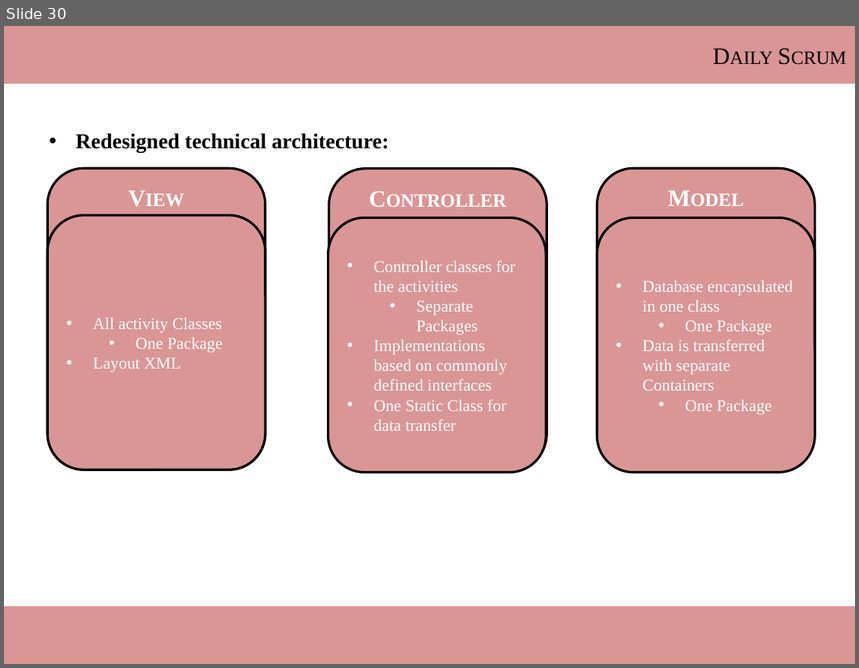
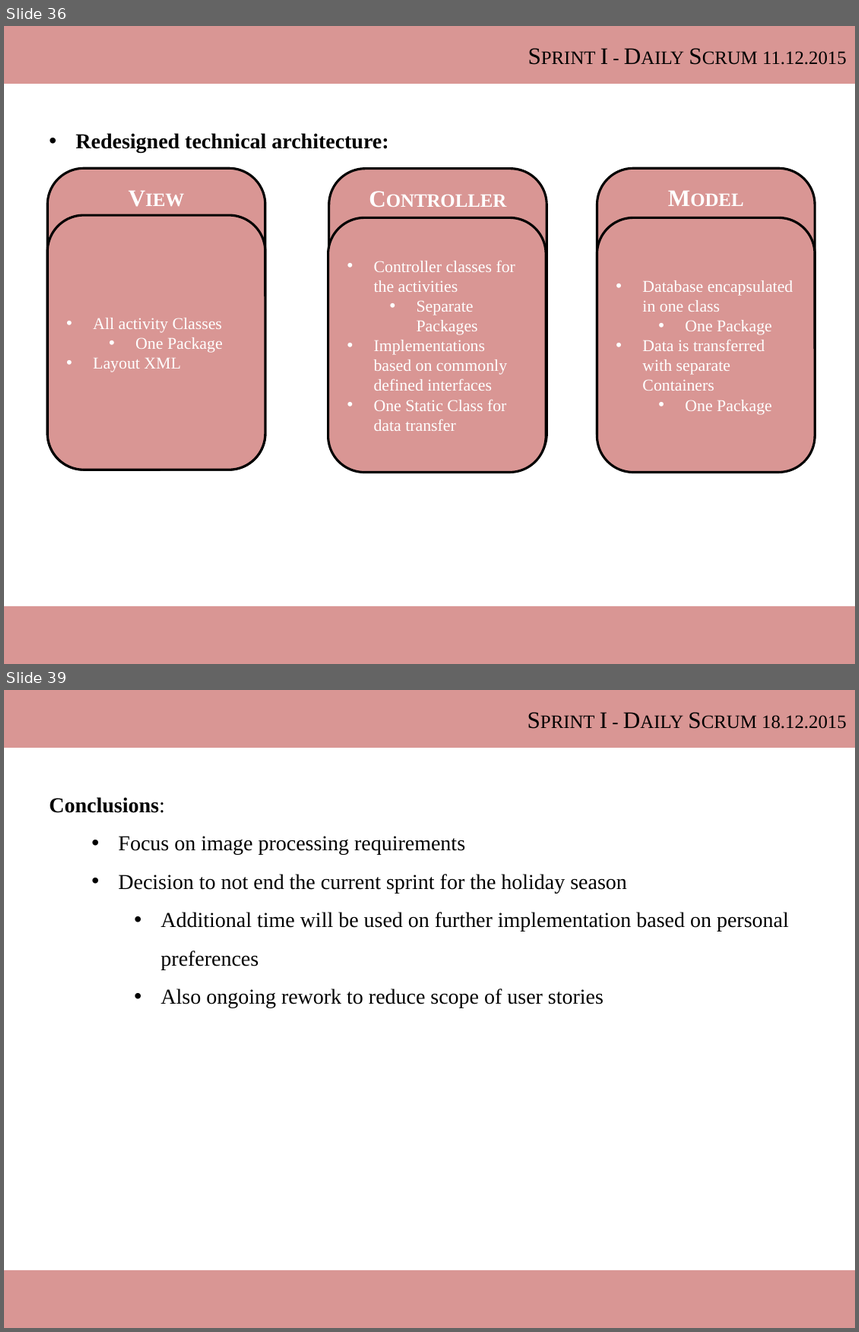
Before and after one commit to ThomasRoehl/ShopAdmin, a slide deck: Dokumentation/ShopAdmin_slidecollection.pptx. Shown one above the other, each under a label of ours: slide 30 before the commit, slides 36 and 39 after it; the slides between them are not shown. The pictures are 859x668 and 859x1332 pixels, drawn with LibreOffice and Linux fonts; fonts in the diff are those of the drawing. Boxes give left, top, right and bottom in pixels: in the first picture for what was removed or moved away, otherwise in the second. Text is boxed around its words. In the diff, an @@ line names an element or a change of style, - is before the commit and + after.

```diff
--- a/Dokumentation/ShopAdmin_slidecollection.pptx
+++ b/Dokumentation/ShopAdmin_slidecollection.pptx
@@ slide 39 added at [4,690,855,1328], background #FFFFFF @@
@@ rectangle added at [4,690,855,748], fill #D99694, 20 pt, text #000000, small capitals @@
+Sprint I - Daily Scrum 18.12.2015
@@ text added at [49,797,789,1008], 18 pt, text #000000 @@
+Conclusions:
+  • Focus on image processing requirements
+  • Decision to not end the current sprint for the holiday season
+    • Additional time will be used on further implementation based on personal preferences
+    • Also ongoing rework to reduce scope of user stories
@@ rectangle added at [4,1271,855,1328], fill #D99694 @@
@@ what was slide 30 is now slide 36 @@
@@ slide 36 changed as well @@
@@ text in rectangle at [601,48,847,65]: text changed @@
-Daily Scrum
+Sprint I - Daily Scrum 11.12.2015
```
Also in this commit, not shown: 11 other slides changed, 9 other slides added, 2 other files.
